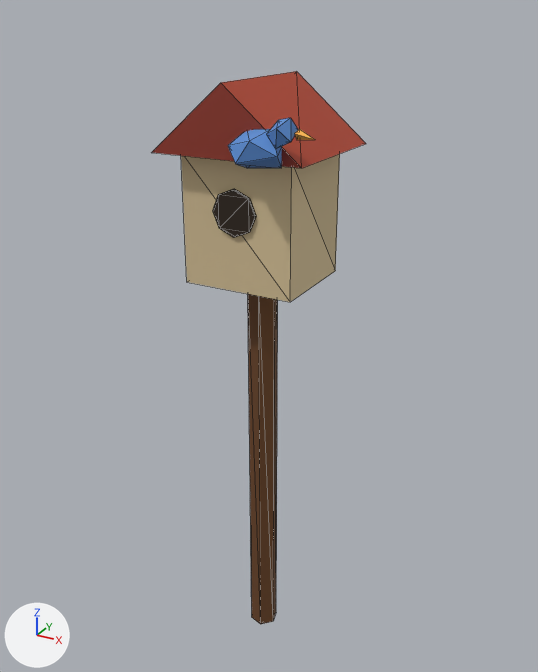
The glTF model models/decor/birdhouse.glb, before and after one commit.
Both versions are drawn from a 50 mm lens placed at (0.537, -0.961, 1.088), pointed at (-0.007, 0.028, 0.594). Every picture has the same lights, and +X, +Y and +Z are marked at lower left. The first picture is the older version. Mesh edges are drawn as thin lines. Where no turn or scale is listed for an object, it has been applied to the vertices. Vertices at exactly the same position are counted once.

The first picture shows 'base'.
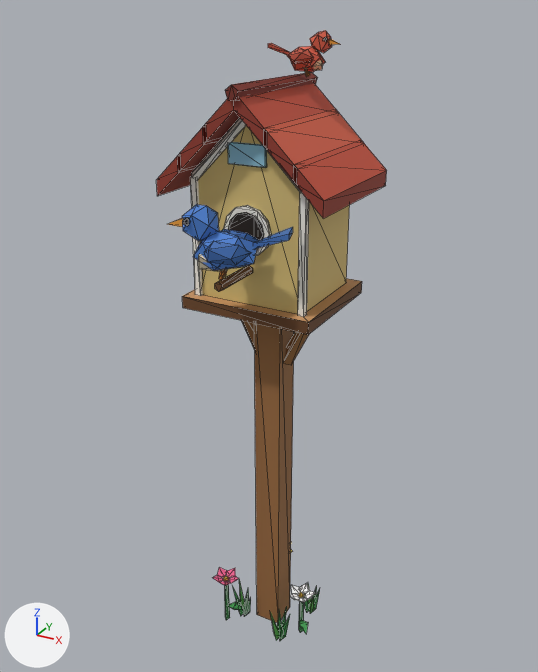
Location of each change, (x1, y1, x2, y2) in pixels of the pictures (538 x 672 px):
'base', reshaped, moved, rescaled (7% wider)
    before: (151, 71, 366, 624)
    after: (157, 72, 387, 641)
'bird_m', added
    after: (167, 30, 340, 280)
part 1 of me_base, added (brown)
    after: (254, 323, 294, 623)
part 2 of me_base, added (brown)
    after: (182, 279, 362, 335)
part 3 of me_base, added
    after: (190, 177, 203, 296)
part 4 of me_base, added
    after: (298, 191, 309, 317)
part 5 of me_base, added (brown)
    after: (225, 72, 318, 101)
part 6 of me_base, added
    after: (224, 205, 271, 256)
part 7 of me_base, added
    after: (228, 212, 264, 240)
part 8 of me_base, added
    after: (215, 265, 253, 292)
part 9 of me_base, added (blue)
    after: (228, 142, 267, 167)
part 10 of me_base, rebuilt (27% taller)
    before: (181, 154, 340, 302)
    after: (198, 126, 349, 314)
part 11 of me_base, rebuilt
    before: (151, 71, 366, 168)
    after: (203, 84, 335, 150)
part 12 of me_base, deleted
    before: (213, 189, 256, 237)
part 13 of me_base, deleted (blue)
    before: (267, 118, 298, 149)
part 14 of me_base, deleted
    before: (295, 129, 315, 140)
part 15 of me_base, reshaped
    before: (248, 294, 278, 624)
    after: (213, 320, 320, 641)
part 16 of me_base, reshaped
    before: (228, 129, 282, 168)
    after: (157, 109, 387, 219)

The change, as a diff of the scene's bpy script:
```diff
--- a/models/decor/birdhouse.glb.py
+++ b/models/decor/birdhouse.glb.py
@@ me_base @@
 # used by ob_base; location = (0.0, 0.0, 0.5); scale = (0.5, 0.5, 0.5)
-me_base.from_pydata(...)  # 64 vertices, 100 faces; spans x -0.27..0.27, y -0.26..0.26, z -1.0..1.0
+me_base.from_pydata(...)  # 416 vertices, 570 faces; spans x -0.27..0.27, y -0.29..0.29, z -1.0..1.0
+# me_base part 1: a new loose piece, a box spanning x -0.048..0.048, y -0.003..0.093, z -0.997..0.326, in mat_base
+# me_base part 2: a new loose piece, a box spanning x -0.22..0.22, y -0.155..0.245, z 0.316..0.356, in mat_base
+# me_base part 3: a new loose piece, a box spanning x -0.19..-0.171, y -0.127..-0.107, z 0.356..0.727, in mat_base
+# me_base part 4: a new loose piece, a box spanning x 0.171..0.19, y -0.127..-0.107, z 0.356..0.727, in mat_base
+# me_base part 5: a new loose piece, a 5-sided cylinder along y spanning x -0.021..0.021, y -0.195..0.286, z 0.96..1.0, in mat_base
+# me_base part 6: a new loose piece, a 12-sided cylinder along y spanning x -0.076..0.076, y -0.129..-0.117, z 0.511..0.663, in mat_base
+# me_base part 7: a new loose piece, a 12-sided cylinder along y spanning x -0.0581..0.0581, y -0.1353..-0.1273, z 0.5289..0.6452, in mat_base
+# me_base part 8: a new loose piece, a 6-sided cylinder along y spanning x -0.013..0.013, y -0.286..-0.115, z 0.452..0.482, in mat_base
+# me_base part 9: a new loose piece, a box spanning x -0.0602..0.0602, y -0.1233..-0.1152, z 0.7775..0.8376, in mat_base
+# me_base part 10: the loose piece of 8 vertices spanning x -0.2..0.16, y -0.12..0.2, z 0.4..0.8 is rebuilt with 10 vertices and now spans x -0.18..0.18, y -0.12..0.21, z 0.36..0.91
+# me_base part 11: the loose piece of 6 vertices spanning x -0.27..0.21, y -0.18..0.26, z 0.8..1.0 is rebuilt with 12 vertices and now spans x -0.1..0.1, y -0.19..0.28, z 0.84..0.98
+# me_base part 12: the loose piece of 16 vertices spanning x -0.09..0.05, y -0.13, z 0.57..0.71 is deleted
+# me_base part 13: the loose piece of 8 vertices spanning x 0.13..0.21, y -0.25..-0.18, z 0.85..0.93 is deleted
+# me_base part 14: the loose piece of 4 vertices spanning x 0.21..0.27, y -0.23..-0.2, z 0.87..0.9 is deleted
+# me_base part 15: 12 vertices removed from x -0.07..0.02, y -0.01..0.08, z -1.0..0.4; 238 vertices added at x -0.19..0.19, y -0.12..0.25, z -1.0..0.33
+# me_base part 16: 10 vertices removed from x 0.01..0.17, y -0.26..-0.15, z 0.79..0.9; 46 vertices added at x -0.27..0.27, y -0.19..0.28, z 0.67..0.92
 me_base.materials.append(mat_base)
@@ me_bird @@
+me_bird.from_pydata(...)  # 182 vertices, 276 faces; spans x -0.086..0.086, y -0.136..0.136, z -0.16..0.16
+me_bird.materials.append(mat_base)
@@ ob_base @@
 ob_base = bpy.data.objects.new('base', me_base)
-ob_base.location = (0.0, 0.0, 0.5)
-ob_base.scale = (0.5, 0.5, 0.5)
+ob_base.location = (0.0, 0.012, 0.499)
+ob_base.scale = (0.499, 0.499, 0.499)
@@ ob_bird_m @@
+ob_bird_m = bpy.data.objects.new('bird_m', me_bird)
+ob_bird_m.location = (0.007, -0.018, 0.899)
```
